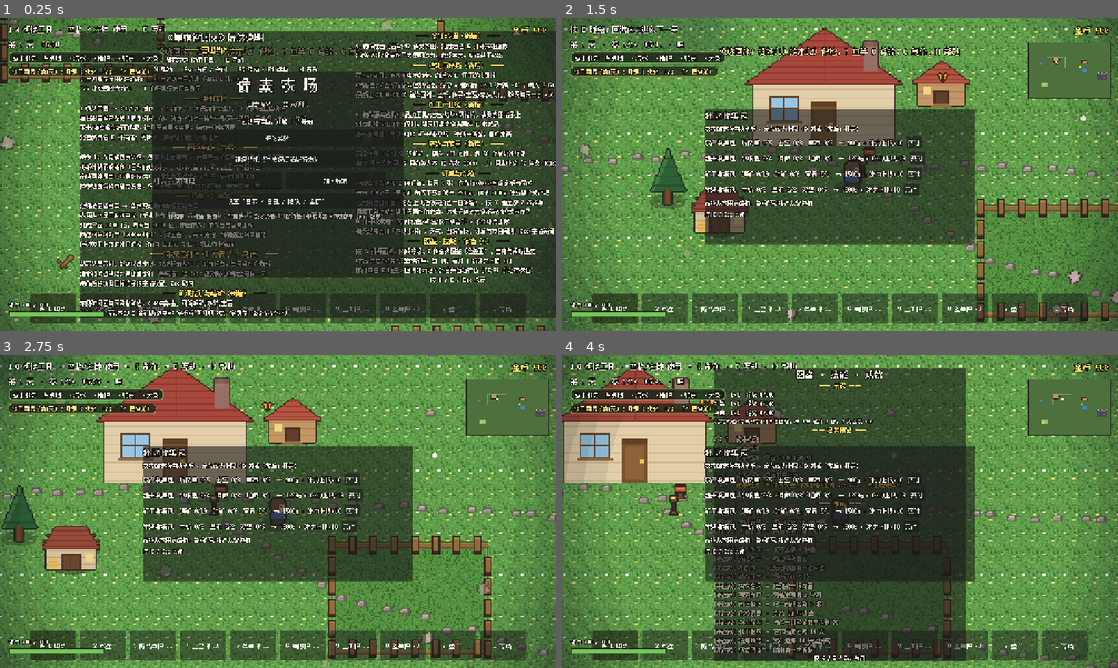
Above: before the commit, frames 1-4 (two rows, left to right).
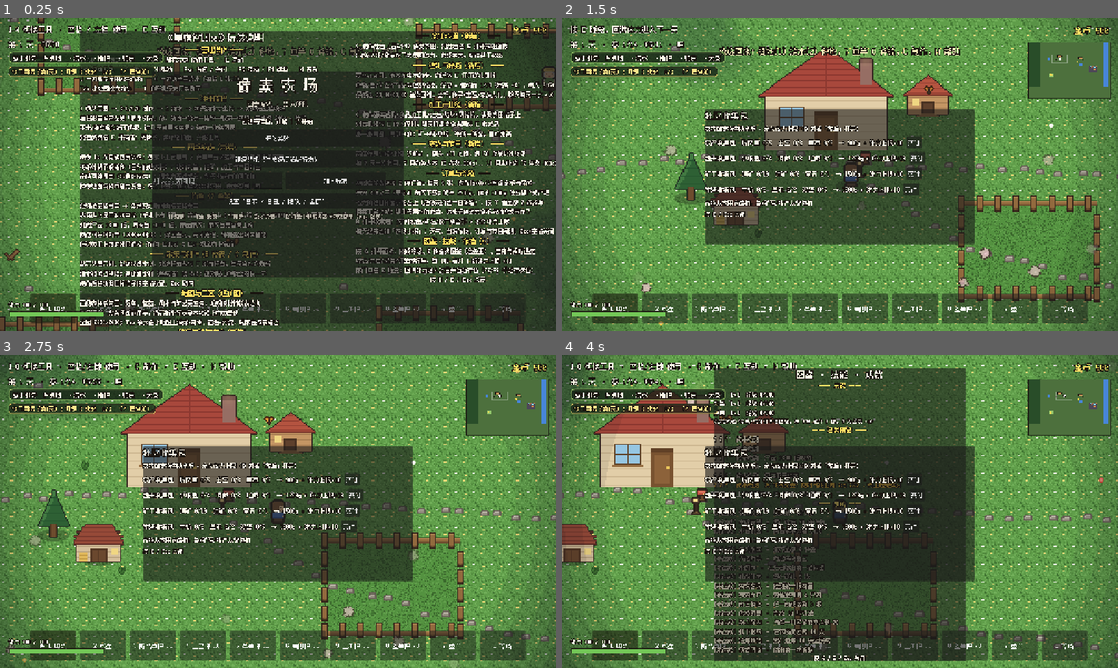
Above: after the commit, the same moments.

Repository: 192aaa/stardew-like
Game: Godot game, scene res://scenes/main.tscn
Two runs of this game, one before a commit and one after it. Both use one fixed random seed, a clock stepped at 60 frames per second and the inputs below.
Inputs (mouse positions are in pixels of both pictures, inside the frame that each line leads up to):
- Up to frame 1 (0.25 s): no input
- Up to frame 2 (1.5 s): click "开始游戏" at 0.5 s; move the mouse to (962, 158) at 1.27 s; hold D (move_right) from 1.28 s (still down); hold B (bundle) from 1.28 s (still down); click (962, 158) at 1.42 s
- Up to frame 3 (2.75 s): release D (move_right) at 2 s; release B (bundle) at 2 s; drag from (166, 527) to (250, 574) at 2.02 s
- Up to frame 4 (4 s): move the mouse to (895, 442) at 2.77 s; hold D (move_right) 2.78-3.5 s; hold G (codex) 2.78-3.5 s; drag from (812, 574) to (673, 464) at 3.52 s

The runs differ from the first frame. In frame 1, 13% of the frame differs, in the area x 0-100%, y 0-100%; in frame 2, 26%; in frame 3, 28%; in frame 4, 18%.

Commit message:
轻扩图：世界 5200x2800，西侧森林采集区 + 东侧河岸钓鱼区（木栈道）+ 相机边界与缩放调整 + 小地图分区

Diff:
--- a/scenes/main.tscn
+++ b/scenes/main.tscn
@@ -24,7 +24,7 @@
 position = Vector2(0, 0)
 texture = ExtResource("5")
 region_enabled = true
-region_rect = Rect2(0, 0, 3800, 2600)
+region_rect = Rect2(0, 0, 5200, 2800)
 
 [node name="Patch1" type="Sprite2D" parent="."]
 position = Vector2(-300, -235)
@@ -48,6 +48,13 @@
 texture = ExtResource("7")
 region_enabled = true
 region_rect = Rect2(0, 0, 240, 160)
+
+[node name="River" type="Sprite2D" parent="."]
+texture_repeat = 2
+position = Vector2(2300, 0)
+texture = ExtResource("7")
+region_enabled = true
+region_rect = Rect2(0, 0, 280, 2800)
 
 [node name="CanvasModulate" type="CanvasModulate" parent="."]
 
--- a/scenes/player.tscn
+++ b/scenes/player.tscn
@@ -27,10 +27,10 @@
 vframes = 3
 
 [node name="Camera" type="Camera2D" parent="."]
-zoom = Vector2(1.5, 1.5)
-limit_left = -1900
-limit_top = -1300
-limit_right = 1900
-limit_bottom = 1300
+zoom = Vector2(1.3, 1.3)
+limit_left = -2600
+limit_top = -1400
+limit_right = 2600
+limit_bottom = 1400
 position_smoothing_enabled = true
 position_smoothing_speed = 8.0
--- a/scripts/decor.gd
+++ b/scripts/decor.gd
@@ -45,16 +45,25 @@
 const SHOP_POS := Vector2(670, -330)
 const POND_RECT := Rect2(560, -60, 240, 160)
 const LAMP_POS := Vector2(524, -374)
+## 轻扩图：世界 5200x2800，横向分三区——西侧森林采集区 / 中央农场核心区 / 东侧河岸钓鱼区
+const WORLD := Rect2(-2600, -1400, 5200, 2800)
+const FOREST_RECT := Rect2(-2600, -1400, 700, 2800)
+## 东侧河流水面（宽 280，东岸留一条窄滩 + 树墙），河岸可站人甩竿
+const RIVER_RECT := Rect2(2160, -1400, 280, 2800)
+## 跨河木栈道：把水面留出一段可行走的通行缺口（以栈道为桥）
+const DOCK_RECT := Rect2(2080, -640, 240, 140)
 ## 扩展区兴趣点：水井 / 信箱 / 花田 / 原木树桩
 const WELL_POS := Vector2(-1300, -320)
 const MAILBOX_POS := Vector2(-590, -396)
 const GARDEN_RECT := Rect2(-1320, 560, 300, 200)
 const LOG_POS := Vector2(-1210, -470)
 const STUMP_POS := Vector2(-1420, -180)
-## 北部野莓丛（Gather 系统负责交互）
+## 北部野莓丛（Gather 系统负责交互）；后半段是森林区新增的莓丛
 const BUSH_SPOTS := [
 	Vector2(-560, -880), Vector2(-430, -945), Vector2(-295, -865),
 	Vector2(-150, -950), Vector2(-680, -985), Vector2(-30, -830),
+	Vector2(-2020, -560), Vector2(-2180, -200), Vector2(-2320, 340),
+	Vector2(-2060, 700), Vector2(-2400, 980), Vector2(-1990, -1080),
 ]
 ## 订单任务牌（货摊右侧）
 const BOARD_POS := Vector2(810, -330)
@@ -86,6 +95,9 @@
 const MUSHROOM_POS := [
 	Vector2(-1090, 320), Vector2(-1180, 760), Vector2(1120, 480),
 	Vector2(1560, -820), Vector2(-1560, -620), Vector2(1340, 900),
+	# 森林区与河岸的蘑菇
+	Vector2(-2150, 120), Vector2(-2260, 620), Vector2(-2400, -700),
+	Vector2(2060, 940), Vector2(2410, -860),
 ]
 
 const TREES := [
@@ -100,6 +112,26 @@
 	Vector2(120, 1140), Vector2(820, 1120), Vector2(1420, 1090),
 	Vector2(-1700, 60), Vector2(-1660, 720), Vector2(-1720, -660),
 	Vector2(1700, -240), Vector2(1680, 420),
+	# 西侧森林采集区：林间空地错落，供野莓与采集物散布
+	Vector2(-1985, -880), Vector2(-2100, -430), Vector2(-2245, -1040),
+	Vector2(-2405, -300), Vector2(-2330, 480), Vector2(-2450, 1050),
+	Vector2(-2065, 880), Vector2(-1960, 250), Vector2(-2200, 1240),
+	Vector2(-2435, 740), Vector2(-2135, 1320), Vector2(-2280, -820),
+	Vector2(-2050, -1180), Vector2(-2320, 1180), Vector2(-2480, -60),
+	Vector2(-2380, -1180), Vector2(-2120, 520), Vector2(-2250, 860),
+	Vector2(-2420, 120), Vector2(-2000, 1080), Vector2(-2185, -620),
+	# 森林中段补密：围绕小径形成“林中空地”
+	Vector2(-2500, -260), Vector2(-2520, -760), Vector2(-2460, -1000),
+	Vector2(-2360, -880), Vector2(-2300, -380), Vector2(-2250, -700),
+	Vector2(-2160, -260), Vector2(-2100, -680), Vector2(-2040, -300),
+	Vector2(-1995, -620), Vector2(-2350, 60), Vector2(-1900, -160),
+	# 森林边缘一排树（中间在小径处留口），让农场与森林有明显分界
+	Vector2(-1905, -1180), Vector2(-1895, -960), Vector2(-1915, -760),
+	Vector2(-1900, 520), Vector2(-1915, 760), Vector2(-1900, 980),
+	Vector2(-1910, 1200),
+	# 东侧河岸：东岸窄滩上的柳树与近岸树
+	Vector2(2480, -980), Vector2(2495, 200), Vector2(2470, 860),
+	Vector2(2060, -1180), Vector2(2020, 1180),
 ]
 
 ## 石板小路：门口 → 农田 / 商店 / 水井 / 池塘
@@ -108,6 +140,10 @@
 	[Vector2(-636, -388), Vector2(-160, -362), Vector2(420, -348), Vector2(636, -322)],
 	[Vector2(-684, -402), Vector2(-1000, -386), Vector2(-1252, -348)],
 	[Vector2(-390, -230), Vector2(-80, -150), Vector2(300, -90), Vector2(498, -20)],
+	# 西侧进森林的小径
+	[Vector2(-1252, -348), Vector2(-1560, -400), Vector2(-1860, -470), Vector2(-2140, -560)],
+	# 东侧通往河岸栈道的小径
+	[Vector2(636, -322), Vector2(1300, -400), Vector2(1800, -500), Vector2(2140, -588)],
 ]
 
 const FLOWER_POS := [
@@ -256,19 +292,29 @@
 	_add_blocker_rect(Rect2(GARDEN_RECT.position.x, GARDEN_RECT.end.y - 8, GARDEN_RECT.size.x, 6))
 	_add_blocker_rect(Rect2(GARDEN_RECT.position.x, GARDEN_RECT.position.y, 6, GARDEN_RECT.size.y))
 	_add_blocker_rect(Rect2(GARDEN_RECT.end.x - 6, GARDEN_RECT.position.y, 6, GARDEN_RECT.size.y))
-	# 地图边界（草地 3800x2600，树墙内侧留出通行缓冲）
-	_add_blocker_rect(Rect2(-1960, -1300, 3920, 72))
-	_add_blocker_rect(Rect2(-1960, 1228, 3920, 72))
-	_add_blocker_rect(Rect2(-1900, -1300, 72, 2600))
-	_add_blocker_rect(Rect2(1828, -1300, 72, 2600))
+	# 河道水体：以木栈道为桥，栈道外侧的缺口用一段水面挡住，不让玩家“水上漂”
+	_add_blocker_rect(Rect2(RIVER_RECT.position.x, RIVER_RECT.position.y,
+			RIVER_RECT.size.x, DOCK_RECT.position.y - RIVER_RECT.position.y))
+	_add_blocker_rect(Rect2(RIVER_RECT.position.x, DOCK_RECT.end.y,
+			RIVER_RECT.size.x, RIVER_RECT.end.y - DOCK_RECT.end.y))
+	_add_blocker_rect(Rect2(DOCK_RECT.end.x, DOCK_RECT.position.y,
+			RIVER_RECT.end.x - DOCK_RECT.end.x, DOCK_RECT.size.y))
+	# 地图边界（草地 5200x2800，树墙内侧留出通行缓冲）
+	_add_blocker_rect(Rect2(-2576, -1400, 5152, 72))
+	_add_blocker_rect(Rect2(-2576, 1328, 5152, 72))
+	_add_blocker_rect(Rect2(-2600, -1400, 72, 2800))
+	_add_blocker_rect(Rect2(2528, -1400, 72, 2800))
 
 
 func _process(delta: float) -> void:
 	_wt += delta
-	# 水面波光动画
+	# 水面波光动画（池塘与东侧河流共用一套水帧）
 	var pond := get_node_or_null("../Pond")
 	if pond:
 		pond.texture = WATER_FRAMES[int(_wt / 0.45) % 4]
+	var river := get_node_or_null("../River")
+	if river:
+		river.texture = WATER_FRAMES[int(_wt / 0.45) % 4]
 	# 夜晚因子（从环境色调亮度推算）→ 灯光与萤火虫
 	var lum: float = get_node("../CanvasModulate").color.get_luminance()
 	var night := clampf((0.75 - lum) / 0.4, 0.0, 1.0)
@@ -304,8 +350,8 @@
 	for i in _clouds.size():
 		var c := _clouds[i]
 		c.position.x += delta * (9.0 + i * 2.5)
-		if c.position.x > 2150.0:
-			c.position.x = -2150.0
+		if c.position.x > 2550.0:
+			c.position.x = -2550.0
 
 
 ## 节日开关：节日当天在货摊前挂出彩旗
@@ -382,8 +428,8 @@
 	var rng := RandomNumberGenerator.new()
 	rng.seed = 99
 	var placed := 0
-	while placed < 46:
-		var p := Vector2(rng.randf_range(-1780, 1780), rng.randf_range(-1180, 1180))
+	while placed < 78:
+		var p := Vector2(rng.randf_range(-2500, 2500), rng.randf_range(-1250, 1250))
 		var blocked := false
 		for z in FARM.ZONES:
 			if z.grow(8).has_point(p):
@@ -397,6 +443,8 @@
 				or p.distance_to(COOP_POS) < 70:
 			blocked = true
 		if MINE_ZONE.grow(14).has_point(p):
+			blocked = true
+		if RIVER_RECT.grow(26.0).has_point(p) or DOCK_RECT.grow(10.0).has_point(p):
 			blocked = true
 		if FARM.GH_RECT.grow(12).has_point(p):
 			blocked = true
@@ -438,6 +486,9 @@
 		add_child(b)
 		_butterflies.append(b)
 	for i in range(0, TREES.size(), 2):
+		# 只给农场核心区的树加落叶发射器：森林区树多，全加会白白拉低帧率
+		if absf(TREES[i].x) > 1780.0:
+			continue
 		_add_leaf_rain(TREES[i] + Vector2(0, -30))
 	# 四季飘落物：春花瓣（粉色）/ 冬雪（浅蓝白，避免雪地白上看不见），秋叶由树冠落叶承担
 	_petals = _make_fall_particles(TEX_LEAF, Color(1.0, 0.87, 0.94), 200, 9.0, 16.0, 1.2, 2.0)
@@ -460,7 +511,7 @@
 	p.lifetime = life
 	p.preprocess = life
 	p.emission_shape = CPUParticles2D.EMISSION_SHAPE_RECTANGLE
-	p.emission_rect_extents = Vector2(1860, 1260)
+	p.emission_rect_extents = Vector2(2560, 1360)
 	p.direction = Vector2(0.12, 1)
 	p.spread = 15.0
 	p.gravity = Vector2(0, fall)
@@ -584,7 +635,45 @@
 	add_child(body)
 
 
+## 池塘与东侧河都算水域；grow 为容差（河岸放宽一点，站在岸边也能甩竿）
+func near_water(p: Vector2, grow: float) -> bool:
+	return POND_RECT.grow(grow).has_point(p) or RIVER_RECT.grow(grow + 50.0).has_point(p)
+
+
+## 取离玩家最近的水面矩形：浮标落点用它夹取
+func water_rect_near(p: Vector2) -> Rect2:
+	if RIVER_RECT.grow(140.0).has_point(p):
+		return RIVER_RECT
+	return POND_RECT
+
+
+## 河岸沙土、木栈道与芦苇（水面本体由 main.tscn 的 River 节点绘制）
+func _draw_river() -> void:
+	var r := RIVER_RECT
+	draw_rect(Rect2(r.position.x - 30.0, r.position.y, 30.0, r.size.y), Color(0.52, 0.46, 0.31, 0.92))
+	draw_rect(Rect2(r.end.x, r.position.y, 26.0, r.size.y), Color(0.52, 0.46, 0.31, 0.92))
+	# 木栈道：木板竖纹 + 深色描边
+	draw_rect(DOCK_RECT, Color(0.47, 0.34, 0.22))
+	var x := DOCK_RECT.position.x + 8.0
+	while x < DOCK_RECT.end.x - 8.0:
+		draw_line(Vector2(x, DOCK_RECT.position.y + 4.0), Vector2(x, DOCK_RECT.end.y - 4.0),
+				Color(0.63, 0.47, 0.3, 0.85), 2.0)
+		x += 20.0
+	draw_rect(DOCK_RECT, Color(0.22, 0.16, 0.1, 0.95), false, 2.0)
+	# 近岸芦苇
+	var yy := int(r.position.y) + 60
+	while yy < int(r.end.y) - 40:
+		draw_line(Vector2(r.position.x - 6.0, yy), Vector2(r.position.x - 12.0, yy - 26.0),
+				Color(0.32, 0.48, 0.22, 0.85), 2.0)
+		draw_line(Vector2(r.position.x - 6.0, yy), Vector2(r.position.x + 2.0, yy - 20.0),
+				Color(0.32, 0.48, 0.22, 0.7), 2.0)
+		yy += 120
+
+
 func _draw() -> void:
+	# 森林地面压深一档，与农场核心区在视觉上拉开层次
+	draw_rect(FOREST_RECT, Color(0.12, 0.2, 0.1, 0.2))
+	_draw_river()
 	_draw_forest_wall()
 	for z in FARM.ZONES:
 		_draw_fence(z)
@@ -656,13 +745,13 @@
 	var rng := RandomNumberGenerator.new()
 	rng.seed = 4242
 	var i := 0
-	for x in range(-1876, 1877, 52):
-		_wall_tree(Vector2(x + rng.randf_range(-9, 9), -1248 + rng.randf_range(-7, 7)), i)
-		_wall_tree(Vector2(x + rng.randf_range(-9, 9), 1248 + rng.randf_range(-7, 7)), i + 1)
+	for x in range(-2544, 2545, 52):
+		_wall_tree(Vector2(x + rng.randf_range(-9, 9), -1348 + rng.randf_range(-7, 7)), i)
+		_wall_tree(Vector2(x + rng.randf_range(-9, 9), 1348 + rng.randf_range(-7, 7)), i + 1)
 		i += 2
-	for y in range(-1244, 1245, 52):
-		_wall_tree(Vector2(-1852 + rng.randf_range(-7, 7), y + rng.randf_range(-9, 9)), i)
-		_wall_tree(Vector2(1852 + rng.randf_range(-7, 7), y + rng.randf_range(-9, 9)), i + 1)
+	for y in range(-1344, 1345, 52):
+		_wall_tree(Vector2(-2560 + rng.randf_range(-7, 7), y + rng.randf_range(-9, 9)), i)
+		_wall_tree(Vector2(2560 + rng.randf_range(-7, 7), y + rng.randf_range(-9, 9)), i + 1)
 		i += 2
 
 
--- a/scripts/gather.gd
+++ b/scripts/gather.gd
@@ -8,7 +8,7 @@
 const FARM := preload("res://scripts/farm.gd")
 const DECOR := preload("res://scripts/decor.gd")
 
-const MAX_OBJECTS := 14
+const MAX_OBJECTS := 18
 
 ## 对象：{kind: "rock"/"branch", pos, hp, spr}
 var _objs: Array = []
@@ -82,7 +82,7 @@
 
 func _find_spot() -> Vector2:
 	for attempt in 24:
-		var p := Vector2(randf_range(-1700.0, 1700.0), randf_range(-1120.0, 1120.0))
+		var p := Vector2(randf_range(-2450.0, 2450.0), randf_range(-1200.0, 1200.0))
 		if _free(p):
 			return p
 	return Vector2.INF
@@ -105,6 +105,8 @@
 	if p.distance_to(DECOR.BOARD_POS) < 60.0 or p.distance_to(DECOR.COOP_POS) < 70.0:
 		return false
 	if DECOR.MINE_ZONE.grow(12).has_point(p):
+		return false
+	if DECOR.RIVER_RECT.grow(40.0).has_point(p) or DECOR.DOCK_RECT.grow(14.0).has_point(p):
 		return false
 	if DECOR.GARDEN_RECT.grow(28).has_point(p):
 		return false
--- a/scripts/main.gd
+++ b/scripts/main.gd
@@ -821,8 +821,8 @@
 func _fishing_action() -> void:
 	match fish_state:
 		0:
-			if not decor.POND_RECT.grow(44.0).has_point(player.position):
-				_toast("要靠近池塘才能甩竿")
+			if not decor.near_water(player.position, 44.0):
+				_toast("要靠近水边（池塘或东边河岸）才能甩竿")
 				return
 			if not Game.use_stamina(5.0):
 				_toast("体力不够了，回床上睡一觉吧")
@@ -860,7 +860,7 @@
 
 
 func _cast() -> void:
-	var pr: Rect2 = decor.POND_RECT
+	var pr: Rect2 = decor.water_rect_near(player.position)
 	var aim: Vector2 = player.position + player.facing * 52.0
 	_bobber_base = Vector2(
 		clampf(aim.x, pr.position.x + 16.0, pr.end.x - 16.0),
@@ -3331,6 +3331,11 @@
 		"洒水器浇四邻格；高级洒水器（铁锭造）浇 3x3；速效肥让作物立刻长一节",
 		"制作后移动到目标格子按空格放置，Esc 取消",
 	])
+	_help_section(col_l, "地图与三区（轻扩图）", [
+		"西侧森林采集区：野莓、蘑菇、倒木与矿岩更密集，前期攒材料就去这儿",
+		"东侧河岸：整条河都能甩竿，沿石板小径走到木栈道上钓鱼最稳",
+		"全图 5200x2800；Tab 放大后小地图上深绿=森林、蓝色=河流，玩家白点带描边",
+	])
 	_help_section(col_l, "矿洞挖矿与熔炉（新增）", [
 		"东侧矿洞区每天刷新矿岩：8 斧镐敲击，可得铜矿/铁矿/宝石",
 		"C 造熔炉（石8木2）：放矿隔夜铸锭；金币+矿可升铜→铁→金锄壶（3x3/5x5/7x7）",
@@ -4090,8 +4095,10 @@
 		txt = "矿洞区：8 斧镐敲矿岩，可得铜矿/铁矿/宝石"
 	elif gather.near_bush(player.position):
 		txt = "野莓熟了：按 E 采摘，第二天会再结果"
-	elif decor.POND_RECT.grow(30.0).has_point(player.position):
+	elif decor.near_water(player.position, 30.0):
 		txt = "水边适合钓鱼：7 甩竿 · 咬钩后再按空格"
+	elif decor.FOREST_RECT.has_point(player.position):
+		txt = "西边森林：野莓按 E 采摘，草丛里有蘑菇与倒木可捡"
 	else:
 		txt = "点物品栏换工具 · 「用」使用 · 「互动」E · 「菜单」里制作/存档" if touch \
 				else "1-0 切换工具 · 空格/左键 使用 · C 制作 · E 互动 · H 帮助"
--- a/scripts/minimap.gd
+++ b/scripts/minimap.gd
@@ -2,8 +2,8 @@
 ## 右上角小地图：把世界坐标等比缩到面板里，绘制农田/建筑/矿洞/村民/宠物与两名玩家
 ## 由 main.gd 每帧刷新；按 Tab 在「小/大」两档之间切换
 
-## 世界范围（与相机 limit 一致）
-const WORLD := Rect2(-1900, -1300, 3800, 2600)
+## 世界范围（与 decor.WORLD 一致，轻扩图后为 5200x2800）
+const WORLD := Rect2(-2600, -1400, 5200, 2800)
 const SIZE_S := Vector2(190, 130)
 const SIZE_L := Vector2(380, 260)
 
@@ -17,6 +17,7 @@
 const C_WOOD := Color(0.78, 0.58, 0.34)
 const C_BARN := Color(0.75, 0.35, 0.3)
 const C_MINE := Color(0.3, 0.28, 0.34)
+const C_FOREST := Color(0.16, 0.3, 0.16)
 const C_GARDEN := Color(0.58, 0.78, 0.42)
 const C_SOIL := Color(0.68, 0.48, 0.3)
 const C_CROP := Color(0.55, 0.9, 0.42)
@@ -94,6 +95,9 @@
 	var bg: Color = C_GROUND.get(gid, C_GROUND.spring)
 	# 底板 + 边框
 	draw_rect(Rect2(Vector2.ZERO, size), bg)
+	# 三区底色：西侧森林 / 东侧河流，一眼看清能去哪
+	draw_rect(_r(dec.FOREST_RECT), C_FOREST)
+	draw_rect(_r(dec.RIVER_RECT), C_WATER)
 	# 地形要素
 	draw_rect(_r(dec.POND_RECT), C_WATER)
 	draw_rect(_r(dec.GARDEN_RECT), C_GARDEN)
